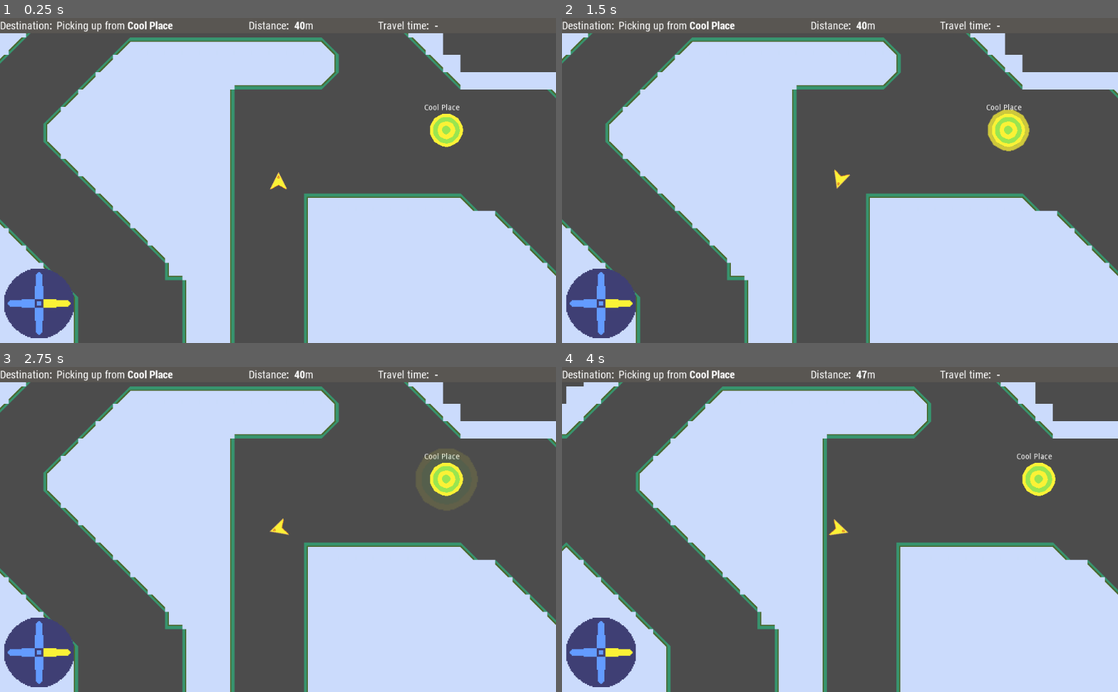
Above: before the commit, frames 1-4 (two rows, left to right).
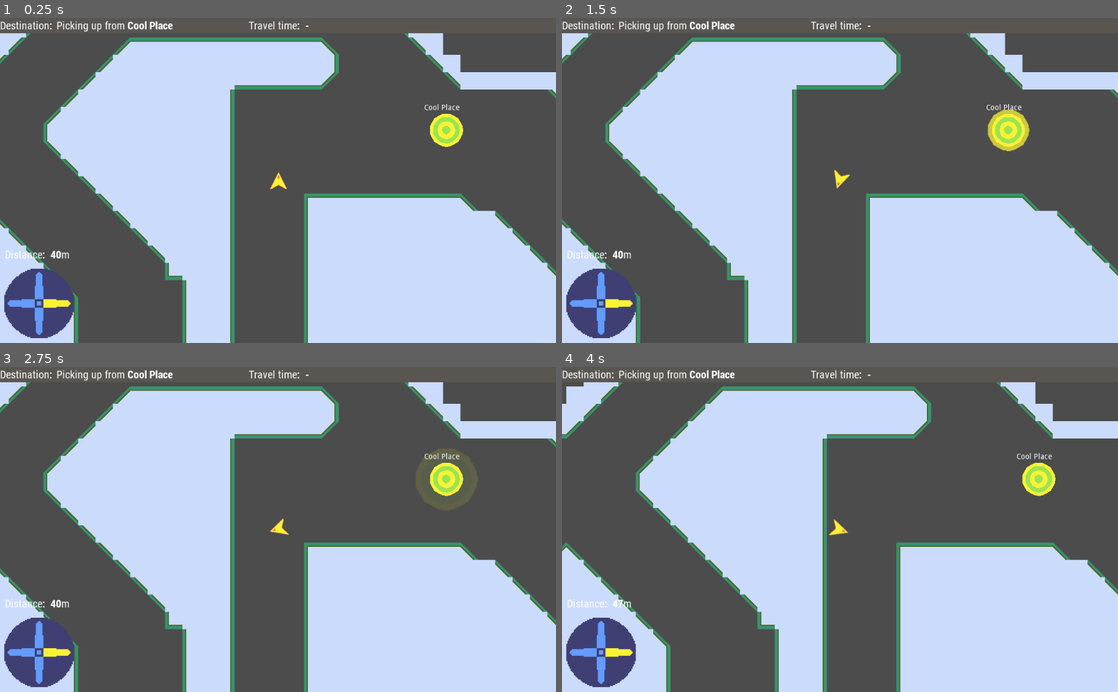
Above: after the commit, the same moments.

Repository: broquaint/comrade-cabbie
Game: Godot game, scene res://Root.tscn
Two runs of this game, one before a commit and one after it. Both use one fixed random seed, a clock stepped at 60 frames per second and the inputs below.
Inputs:
- Up to frame 1 (0.25 s): no input
- Up to frame 2 (1.5 s): tap Enter at 0.5 s; hold Right (move_right) 0.53-1.28 s; hold Left (move_left) from 1.28 s (still down)
- Up to frame 3 (2.75 s): release Left (move_left) at 2.03 s; hold Right (move_right) from 2.03 s (still down)
- Up to frame 4 (4 s): release Right (move_right) at 2.78 s; hold Up (move_up) 2.78-3.53 s; hold Left (move_left) from 3.53 s (still down)

The runs differ from the first frame. In frame 1, 0.4% of the frame differs, in the area x 1-79%, y 0-75%; in frame 2, 0.4%; in frame 3, 0.4%; in frame 4, 0.4%.

Commit message:
Add a measure of success
Now there's some indication of how well the drop off went.

Diff:
--- a/Compass.gd
+++ b/Compass.gd
@@ -36,3 +36,6 @@
 
 func on_compass_update(direction : String, type: String):
 	self.texture = type_tex_map[type][direction]
+
+func on_distance_update(distance: int):
+	$Distance.bbcode_text = '[b]%s[/b]m' % distance
--- a/DestFlashControl.gd
+++ b/DestFlashControl.gd
@@ -1,5 +1,32 @@
 extends Control
 
-func on_new_pickup(point: DropoffPoint):
+var orig_rect_size : int
+var orig_rec2_size : int
+var orig_text_size : int
+
+func _ready():
+	# Awful lazy way of handling different sizes of flashes >_<
+	orig_rect_size = $ColorRect.rect_size.x
+	orig_rec2_size = $ColorRect2.rect_size.x
+	orig_text_size = $DestFlashText.rect_size.x
+
+func flash():
 	get_parent().get_node('AnimationPlayer').play("DestFlash")
-	$DestFlashText.bbcode_text = 'Drop me off at [b]' + point.point_name + '[/b]'
+
+func set_text(text):
+	$DestFlashText.bbcode_text = text
+
+func on_new_pickup(point: DropoffPoint, travel_distance: int):
+	flash()
+	$ColorRect.rect_size.x = orig_rect_size
+	$ColorRect2.rect_size.x = orig_rec2_size
+	$DestFlashText.rect_size.x = orig_text_size
+	set_text('Drop me off at [b]' + point.point_name + '[/b] in [b]%d[/b] seconds' % travel_distance)
+
+func on_new_dropoff(dropoff, travel_time, travel_estimate):
+	flash()
+	var timeliness = 'that was fast!' if travel_time <= travel_estimate else 'got there in the end'
+	$ColorRect.rect_size.x += 150
+	$ColorRect2.rect_size.x += 150
+	$DestFlashText.rect_size.x += 150
+	set_text('Reached [b]%s[/b] in [b]%d[/b] seconds, %s' % [dropoff.point_name, travel_time, timeliness])
--- a/HUD.gd
+++ b/HUD.gd
@@ -4,15 +4,8 @@
 	#$Container/Destination.text = 'Picking up from [b]' + pickup.point_name + '[/b]'
 	$Container/Destination.bbcode_text = 'Picking up from [b]' + pickup.point_name + '[/b]'
 
-func on_new_pickup(dropoff: Node):
-	$Container/Destination.bbcode_text = 'Dropping off at [b]' + dropoff.point_name + '[/b]'
-
-func on_distance_update(distance: int):
-	$Container/Distance.bbcode_text = '[b]%s[/b]m' % distance
+func on_new_pickup(dropoff: Node, calc_travel_distance: int):
+	$Container/Destination.bbcode_text = 'Dropping off at [b]' + dropoff.point_name + '[/b] in [b]%d[/b] secs' % calc_travel_distance
 
 func on_travel_time_update(travel_time: float):
 	$Container/TravelTime.bbcode_text = '[b]%.1f[/b]secs' % travel_time
-
-func on_new_dropoff():
-	pass
-	# $Container/Destination.text = '...'
--- a/HUD.tscn
+++ b/HUD.tscn
@@ -96,29 +96,9 @@
 scroll_active = false
 deselect_on_focus_loss_enabled = false
 
-[node name="RichTextLabel" type="RichTextLabel" parent="Control/Container"]
+[node name="RichTextLabel2" type="RichTextLabel" parent="Control/Container"]
 margin_left = 458.0
-margin_right = 538.0
-margin_bottom = 32.0
-rect_min_size = Vector2( 80, 0 )
-bbcode_enabled = true
-bbcode_text = "Distance[b]:[/b]"
-text = "Distance:"
-scroll_active = false
-
-[node name="Distance" type="RichTextLabel" parent="Control/Container"]
-margin_left = 542.0
-margin_right = 692.0
-margin_bottom = 32.0
-rect_min_size = Vector2( 150, 0 )
-bbcode_enabled = true
-bbcode_text = "[b]123[/b]m"
-text = "123m"
-scroll_active = false
-
-[node name="RichTextLabel2" type="RichTextLabel" parent="Control/Container"]
-margin_left = 696.0
-margin_right = 796.0
+margin_right = 558.0
 margin_bottom = 32.0
 rect_min_size = Vector2( 100, 0 )
 bbcode_enabled = true
@@ -126,8 +106,8 @@
 text = "Travel time:"
 
 [node name="TravelTime" type="RichTextLabel" parent="Control/Container"]
-margin_left = 800.0
-margin_right = 896.0
+margin_left = 562.0
+margin_right = 658.0
 margin_bottom = 32.0
 rect_min_size = Vector2( 96, 0 )
 bbcode_enabled = true
@@ -147,6 +127,30 @@
 south_dropoff_tex = ExtResource( 4 )
 east_dropoff_tex = ExtResource( 10 )
 west_dropoff_tex = ExtResource( 3 )
+
+[node name="RichTextLabel" type="RichTextLabel" parent="Compass"]
+margin_left = -63.1917
+margin_top = -104.484
+margin_right = 16.8083
+margin_bottom = -72.484
+rect_min_size = Vector2( 80, 0 )
+theme = ExtResource( 13 )
+bbcode_enabled = true
+bbcode_text = "Distance[b]:[/b]"
+text = "Distance:"
+scroll_active = false
+
+[node name="Distance" type="RichTextLabel" parent="Compass"]
+margin_left = 20.8083
+margin_top = -104.484
+margin_right = 170.808
+margin_bottom = -72.484
+rect_min_size = Vector2( 150, 0 )
+theme = ExtResource( 13 )
+bbcode_enabled = true
+bbcode_text = "[b]123[/b]m"
+text = "123m"
+scroll_active = false
 
 [node name="DestFlashControl" type="Control" parent="."]
 margin_left = -470.0
@@ -178,6 +182,8 @@
 margin_top = 4.80209
 margin_right = 460.243
 margin_bottom = 43.8021
+size_flags_horizontal = 3
+size_flags_vertical = 3
 theme = SubResource( 6 )
 bbcode_enabled = true
 bbcode_text = "Lorem ipsum"
--- a/Player.gd
+++ b/Player.gd
@@ -5,23 +5,31 @@
 const ROTATION_SPEED : float = 6.0 * 60
 
 signal picking_up(current_pickup)
-signal new_pickup(current_dropoff)
-signal new_dropoff()
+signal new_pickup(current_dropoff, travel_distance)
+signal new_dropoff(dropoff, travel_time, travel_estimate)
 signal compass_update(direction, type)
 signal distance_update(distance)
 signal travel_time_update(travel_time)
 
+enum CabState { CRUISING, PICKING_UP, DROPPING_OFF }
+
 var velocity : Vector2
 var current_pickup : Area2D
 var current_dropoff : Area2D
+var current_state = CabState.CRUISING
 var travel_time : int
 
+func picking_up():
+	return current_state == CabState.PICKING_UP
+func dropping_off():
+	return current_state == CabState.DROPPING_OFF
+
 func _process(_delta):
-	var compass_type = 'dropoff' if current_dropoff != null else 'pickup'
+	var compass_type = 'dropoff' if dropping_off() else 'pickup'
 	emit_signal('compass_update', calc_compass(), compass_type)
 	emit_signal('distance_update', calc_point_distance())
 	if compass_type == 'dropoff':
-		emit_signal('travel_time_update', float(Time.get_ticks_msec() - travel_time) / 1000)
+		emit_signal('travel_time_update', calc_travel_time())
 
 func _physics_process(delta):
 	if Input.is_action_pressed("move_left"):
@@ -52,19 +60,21 @@
 	velocity = move_and_slide(velocity)
 
 func set_next_pickup():
+	current_state = CabState.PICKING_UP
 	current_pickup = find_nearest_pickup()
 	current_pickup.get_node('AnimationPlayer').play('Pulse')
 	current_pickup.get_node('Point Pulse').visible = true
 	emit_signal("picking_up", current_pickup)
 
 func set_next_dropoff():
+	current_state = CabState.DROPPING_OFF
 	current_pickup.get_node('AnimationPlayer').stop()
 	current_pickup.get_node('Point Pulse').visible = false
 	var dropoffs = get_parent().dropoffs
 	current_dropoff = dropoffs[randi() % dropoffs.size()]
 	current_dropoff.get_node('AnimationPlayer').play('Pulse')
 	current_dropoff.get_node('Point Pulse').visible = true
-	emit_signal('new_pickup', current_dropoff)
+	emit_signal('new_pickup', current_dropoff, calc_travel_estimate(current_pickup, current_dropoff))
 
 func find_nearest_pickup() -> Area2D:
 	var pickups = get_parent().pickups
@@ -76,12 +86,12 @@
 	return closest
 
 func calc_point_distance():
-	var point = current_dropoff if current_dropoff != null else current_pickup
+	var point = current_dropoff if current_state == CabState.DROPPING_OFF else current_pickup
 	var dist = self.position.distance_to(point.position)
 	return int(dist / 8)
 
 func calc_compass():
-	var point = current_dropoff if current_dropoff != null else current_pickup
+	var point = current_dropoff if current_state == CabState.DROPPING_OFF else current_pickup
 	var diff = self.position - point.position
 	var is_v = abs(diff.y) > abs(diff.x)
 	if is_v:
@@ -89,20 +99,28 @@
 	else	:
 		return 'west' if diff.x > 0 else 'east'
 
+func calc_travel_estimate(a, b):
+	var dist = int(a.position.distance_to(b.position) / 8)
+	# Add 25% for buffer.
+	return 1.25 * (dist / 20)
+
+func calc_travel_time():
+	return float(Time.get_ticks_msec() - travel_time) / 1000
+
 func pickup_point_entered(_node, _point):
-	if current_dropoff == null:
+	if picking_up():
 		set_next_dropoff()
 		travel_time = Time.get_ticks_msec()
-		current_pickup = null
+		current_state = CabState.DROPPING_OFF
 
 func dropoff_point_entered(_node, point):
 	# print('entered dropoff', point, ' current dropoff is ', current_dropoff)
 	if point == current_dropoff:
 		# Not in use at the moment.
-		emit_signal('new_dropoff')
+		emit_signal('new_dropoff', point, calc_travel_time(), calc_travel_estimate(current_pickup, current_dropoff))
 		current_dropoff.get_node('AnimationPlayer').stop()
 		current_dropoff.get_node('Point Pulse').visible = false
-		current_dropoff = null
+		current_state = CabState.PICKING_UP
 		travel_time = 0
 		# This maybe doesn't want to be instant?
 		set_next_pickup()
--- a/Root.gd
+++ b/Root.gd
@@ -3,7 +3,6 @@
 var pickups : Array = []
 var dropoffs : Array = []
 
-# Called when the node enters the scene tree for the first time.
 func _ready():
 	randomize()
 
@@ -14,8 +13,8 @@
 	$Player.connect('picking_up', $HUD/Control, 'on_picking_up')
 	$Player.connect('new_pickup', $HUD/Control, 'on_new_pickup')
 	$Player.connect('new_pickup', $HUD/DestFlashControl, 'on_new_pickup')
-	$Player.connect('new_dropoff', $HUD/Control, 'on_new_dropoff')
-	$Player.connect('distance_update', $HUD/Control, 'on_distance_update')
+	$Player.connect('new_dropoff', $HUD/DestFlashControl, 'on_new_dropoff')
+	$Player.connect('distance_update', $HUD/Compass, 'on_distance_update')
 	$Player.connect('travel_time_update', $HUD/Control, 'on_travel_time_update')
 	$Player.connect('compass_update', $HUD/Compass, 'on_compass_update')
 	$Player.set_next_pickup()
@@ -24,9 +23,7 @@
 	for point in $"Home Asteroid".get_children():
 		if point.is_in_group('pickup points'):
 			pickups.append(point)
-			#print("Added pickup point ", point.point_name)
 			point.connect('body_entered', $Player, 'pickup_point_entered', [point])
 		elif point.is_in_group('dropoff points'):
 			dropoffs.append(point)
-			#print("Added dropoff point ", point.point_name)
 			point.connect('body_entered', $Player, 'dropoff_point_entered', [point])
